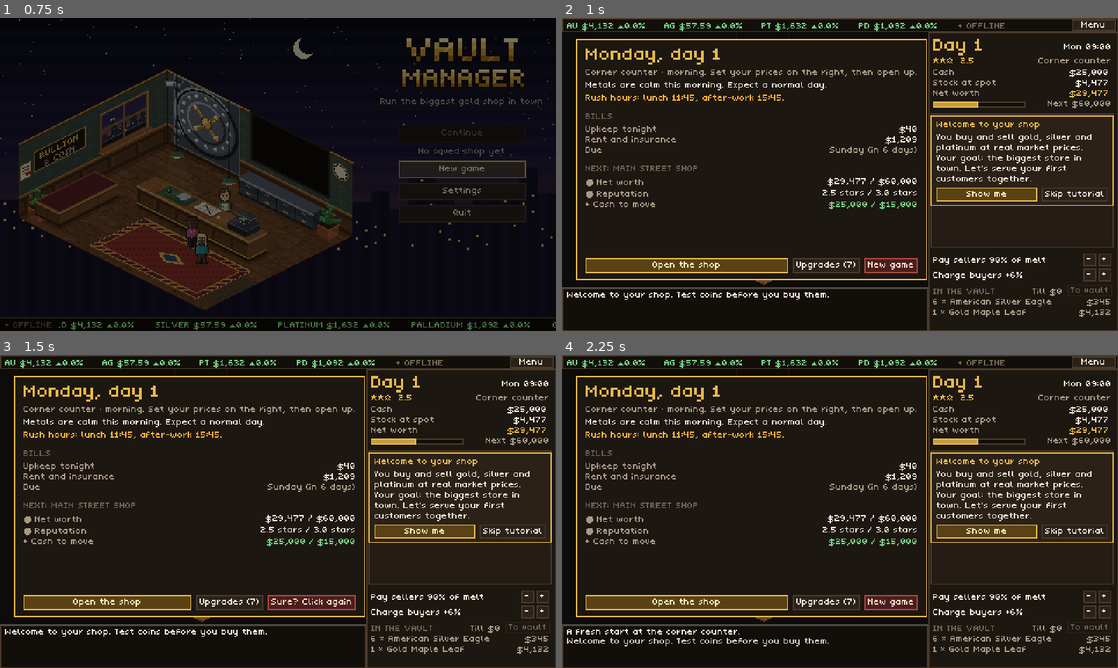
Above: before the commit, frames 1-4 (two rows, left to right).
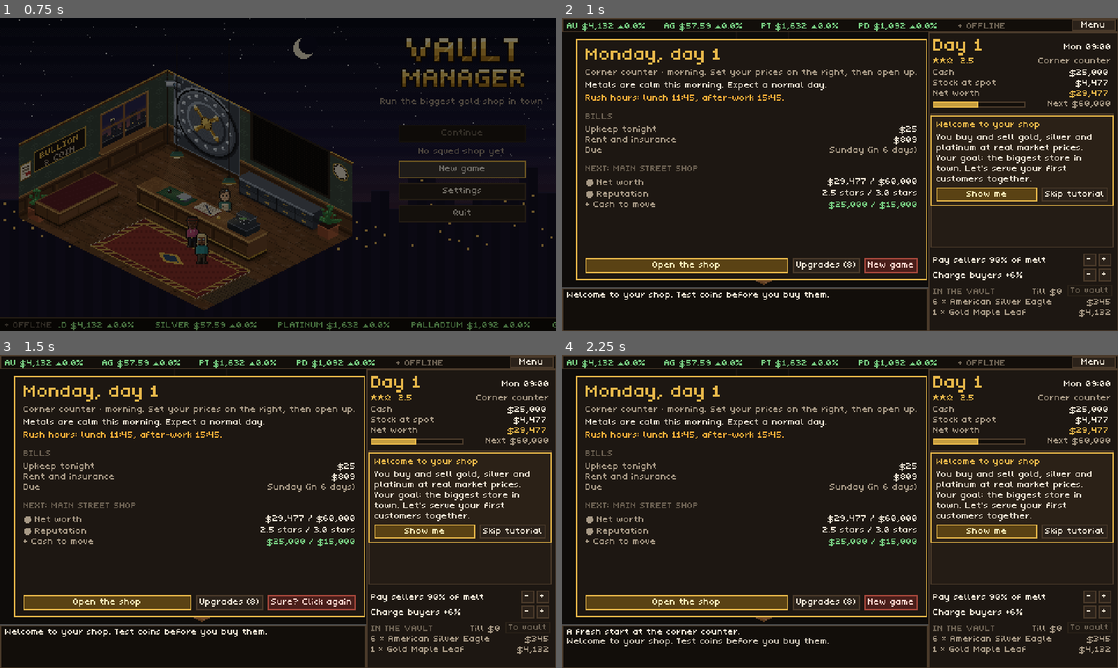
Above: after the commit, the same moments.

Repository: AlexAlphaK/Vaultmanager
Game: Godot game, scene res://scenes/menu/title_screen.tscn
The game is run twice, just before and just after one commit, with the same random seed, the same clock (stepped at 60 frames per second) and the same inputs.
Inputs:
- Up to frame 1 (0.75 s): click "New game" at 0.5 s
- Up to frame 2 (1 s): no input
- Up to frame 3 (1.5 s): click "New game" at 1.25 s
- Up to frame 4 (2.25 s): click "Sure? Click again" at 2 s

Frame 1 is identical in both runs. In frame 2, less than 0.1% of the frame differs, in the area x 51-64%, y 34-80%; in frame 3, less than 0.1%; in frame 4, less than 0.1%.

Commit message:
Tune the economy with the balance simulation
Bots now also hire staff, test against the clock in rushes and take the
till to the vault. Tuning from 100-day runs:
- fewer fakes at the corner counter (cap rises with the shop's tier)
- corner counter rent 800/week and upkeep 25/day
- till snatches take 35% of the till, at a lower rate
- no reputation hit for turning away a seller you can't pay
- fraud insurance from day 1, at 6000
- smaller penalties for walk-outs and wrong calls

Co-Authored-By: Claude Opus 5.5 (1M context) <noreply@anthropic.com>
Claude-Session: https://claude.ai/code/session_01CkVHMCav5DSuarozLM5bkD

Diff:
--- a/autoload/progress.gd
+++ b/autoload/progress.gd
@@ -11,7 +11,7 @@
 ## `traffic` speeds up customer arrivals, `deal_size` scales how much each customer brings.
 ## `safe` is the vault capacity in coins, for the vault organizing minigame.
 const TIERS: Array[Dictionary] = [
-	{"name": "Corner counter", "rent": 1200.0, "upkeep": 40.0, "traffic": 1.0, "deal_size": 1.0, "safe": 60,
+	{"name": "Corner counter", "rent": 800.0, "upkeep": 25.0, "traffic": 1.0, "deal_size": 1.0, "safe": 60,
 		"need_worth": 0.0, "need_rep": 0.0, "cost": 0.0},
 	{"name": "Main Street shop", "rent": 3000.0, "upkeep": 90.0, "traffic": 1.25, "deal_size": 1.5, "safe": 160,
 		"need_worth": 60000.0, "need_rep": 3.0, "cost": 15000.0},
@@ -38,7 +38,7 @@
 		"desc": "Coins sparkle. Buyers accept 2% more premium.", "effects": {"premium": 0.02}},
 	"alarm": {"name": "Alarm system", "cost": 6000.0, "tier": 0,
 		"desc": "Insurance costs 30% less and robbers think twice.", "effects": {"insurance": -0.3, "robbery_risk": -0.4}},
-	"fraud_cover": {"name": "Fraud insurance", "cost": 8000.0, "tier": 1,
+	"fraud_cover": {"name": "Fraud insurance", "cost": 6000.0, "tier": 0,
 		"desc": "Pays back half of what you lose on fakes the assay lab catches.", "effects": {"fraud_refund": 0.5}},
 	"big_safe": {"name": "Second safe", "cost": 12000.0, "tier": 1,
 		"desc": "Adds a shelf to the wall safe for the nightly lock-up.", "effects": {"safe": 1.0}},
--- a/autoload/shop.gd
+++ b/autoload/shop.gd
@@ -16,8 +16,8 @@
 	"honest": 0.05, # telling a seller their piece is better than they thought
 	"passed_tested": -0.02, # testing coins, then not buying them
 	"refused_genuine": -0.04, # turning away honest coins untested
-	"walked_out": -0.06, # a customer tired of waiting
-	"wrong_call": -0.15, # calling genuine coins fake
+	"walked_out": -0.04, # a customer tired of waiting
+	"wrong_call": -0.1, # calling genuine coins fake
 	"scammed": -0.15, # the assay lab, refiner or dealer found a fake you bought
 	"sold_fake": -0.4, # a customer found fakes in what you sold them
 }
--- a/scenes/shop/customer.gd
+++ b/scenes/shop/customer.gd
@@ -24,11 +24,13 @@
 const BUYER_LINES_UP := ["Crypto burned me. I want something real.", "Adding to my stack.", "A gift for my granddaughter."]
 
 ## Odds an everyday seller's coins are fake: FAKE_ODDS.x on day 1, rising by FAKE_ODDS.y
-## a day up to FAKE_ODDS_MAX. Bars are faked less often, since a fake bar costs far more.
+## a day up to FAKE_ODDS_MAX for the shop's tier: bigger shops draw more crooks, so a
+## player still learning the bench at the corner counter is not swamped by them.
+## Bars are faked less often, since a fake bar costs far more.
 ## Tuned with tests/balance_sim.tscn: missing a fake costs the whole price, and a fair
 ## deal earns about a tenth of it, so a player who tests most coins should come out ahead.
 const FAKE_ODDS := Vector2(0.08, 0.005)
-const FAKE_ODDS_MAX := 0.2
+const FAKE_ODDS_MAX: Array[float] = [0.12, 0.16, 0.2, 0.22]
 const BAR_FAKE_SHARE := 0.6
 ## Odds a customer sells rather than buys (on a flat market), and the odds a seller
 ## brings jewellery, or else a bar, instead of coins. Only coin sellers stock the
@@ -138,8 +140,8 @@
 	return c
 
 
-static func fake_odds_on(day: int) -> float:
-	return minf(FAKE_ODDS_MAX, FAKE_ODDS.x + FAKE_ODDS.y * (day - 1))
+static func fake_odds_on(day: int, tier := Progress.tier) -> float:
+	return minf(FAKE_ODDS_MAX[clampi(tier, 0, FAKE_ODDS_MAX.size() - 1)], FAKE_ODDS.x + FAKE_ODDS.y * (day - 1))
 
 
 func set_look(look: Dictionary) -> void:
--- a/scenes/shop/rush_hours.gd
+++ b/scenes/shop/rush_hours.gd
@@ -11,8 +11,10 @@
 const SPAWN_GAP := 4.0
 ## Keep this much cash in the till and it is worth a snatch; scaled by the tier's deal size.
 const TILL_LIMIT := 5000.0
+## Share of the till a thief gets away with.
+const GRAB_SHARE := 0.35
 ## Chance per second of a snatch with the till at its limit (twice the limit doubles it).
-const GRAB_CHANCE := 0.008
+const GRAB_CHANCE := 0.005
 
 
 ## Today's rushes, earliest first. Saturdays bring a morning crowd; Sundays are quiet after lunch.
--- a/scenes/shop/shop.gd
+++ b/scenes/shop/shop.gd
@@ -282,7 +282,10 @@
 		"offer":
 			_offer(c)
 		"refuse":
-			if c.tested:
+			# nobody holds it against you when you can't pay what you offered
+			if c.offer_total() > Shop.cash:
+				_dismiss(c, "Couldn't afford %s's %s today." % [c.name, "bar" if c.bar else ("piece" if c.piece else "coins")])
+			elif c.tested:
 				Shop.reputation_for("passed_tested")
 				_dismiss(c, "Passed on %s's %s." % [c.name, "bar" if c.bar else "coins"])
 			else:
@@ -476,7 +479,7 @@
 
 ## Someone reaches over the counter for an overfull till.
 func _till_grab() -> void:
-	var taken := till * 0.6
+	var taken := till * RushHours.GRAB_SHARE
 	till -= taken
 	Day.add_expense("Snatched from the till", taken)
 	Shop.note("stolen", taken)
--- a/tests/balance_sim.gd
+++ b/tests/balance_sim.gd
@@ -12,26 +12,32 @@
 const STEP := 0.25 # shop-clock seconds per tick
 
 ## How each bot plays. Detection odds are per test it runs; `slow` is shop-clock seconds
-## the bot takes per button at the counter (customers lose patience meanwhile), and
-## `pack` is seconds per piece in the vault.
+## the bot takes per button at the counter (customers lose patience meanwhile),
+## `pack` is seconds per piece in the vault, and `bench` is seconds per coin test (half
+## again for jewellery and bars), which only costs shop time in a rush. `till_run` is how
+## full the till gets, as a share of its limit, before the bot takes it to the vault, and
+## `hire` lists [role, from tier] for the staff the bot takes on.
 const BOTS := {
 	"novice": {
 		"test": 0.75, "fake_easy": 0.8, "fake_hard": 0.45, "false_alarm": 0.1,
 		"grade": 0.5, "plated": 0.7, "stone": 0.5, "bar_easy": 0.8, "bar_hard": 0.4, "bar_core": 0.2,
 		"buy": 0.9, "max_buy": 0.97, "premium": 0.06, "min_premium": 0.03, "holds": 0,
 		"slow": 6.0, "pack": 4.0, "pack_order": "random", "buffer": 1.0, "shady_refuse": 0.0,
+		"bench": 25.0, "till_run": 2.0, "hire": [],
 	},
 	"average": {
 		"test": 0.85, "fake_easy": 0.95, "fake_hard": 0.75, "false_alarm": 0.04,
 		"grade": 0.75, "plated": 0.88, "stone": 0.75, "bar_easy": 0.95, "bar_hard": 0.7, "bar_core": 0.5,
 		"buy": 0.9, "max_buy": 0.95, "premium": 0.07, "min_premium": 0.04, "holds": 1,
 		"slow": 4.0, "pack": 2.5, "pack_order": "value", "buffer": 1.5, "shady_refuse": 0.3,
+		"bench": 15.0, "till_run": 0.9, "hire": [["clerk", 1]],
 	},
 	"expert": {
 		"test": 1.0, "fake_easy": 0.99, "fake_hard": 0.95, "false_alarm": 0.01,
 		"grade": 0.95, "plated": 0.98, "stone": 0.95, "bar_easy": 0.99, "bar_hard": 0.92, "bar_core": 0.85,
 		"buy": 0.88, "max_buy": 0.93, "premium": 0.08, "min_premium": 0.05, "holds": 2,
 		"slow": 2.5, "pack": 1.5, "pack_order": "value", "buffer": 2.0, "shady_refuse": 0.0,
+		"bench": 9.0, "till_run": 0.7, "hire": [["clerk", 0], ["guard", 1]],
 	},
 }
 ## The XRF analyzer reads the surface: plated and low-fineness bars stop fooling the bot.
@@ -40,13 +46,15 @@
 const EASY_BAR_FAKES := ["brass", "copper"]
 const CORE_BAR_FAKES := ["lead_core", "tungsten_core"]
 ## Expert's upgrade order; the others buy the cheapest they can afford.
-const EXPERT_ORDER := ["alarm", "window_sign", "bench", "xrf_gun", "case_lights", "fraud_cover", "big_safe",
+const EXPERT_ORDER := ["alarm", "window_sign", "bench", "xrf_gun", "fraud_cover", "case_lights", "big_safe",
 	"radio_ads", "bar_dealer", "time_lock", "lounge", "billboard"]
 
 var shop: Node
 var bot := {}
 var rng := RandomNumberGenerator.new()
 var _busy := 0.0
+## A test in progress during a rush: {"c", "verdict", "left"}.
+var _bench := {}
 var _csv: FileAccess
 
 
@@ -94,7 +102,7 @@
 	shop.rng.seed = seed
 	var out := {"tier_day": [1, -1, -1, -1], "worth": [], "rep": [], "break_ins": 0, "stolen": 0.0, "fakes_bought": 0,
 		"caught": 0, "served": 0, "bills": 0.0, "overdrawn_days": 0, "upgrades": {}, "profit": 0.0,
-		"premium_income": 0.0, "lowest_cash": Shop.cash, "losses": {}, "gains": {}, "short_cash": 0, "out_of_stock": 0}
+		"premium_income": 0.0, "lowest_cash": Shop.cash, "losses": {}, "gains": {}, "short_cash": 0, "out_of_stock": 0, "walked_by": 0}
 	for d in days:
 		_morning(out)
 		_play_day(out)
@@ -132,24 +140,43 @@
 		if Shop.cash - Progress.upgrades[id].cost >= reserve:
 			Progress.buy(id)
 			out.upgrades[id] = Shop.day
+	for h in bot.hire:
+		if Progress.tier >= h[1] and Staff.can_hire(h[0]) and Shop.cash - Staff.ROLES[h[0]].fee >= Progress.weekly_rent() * bot.buffer + 8000.0:
+			Staff.hire(h[0])
+			out.upgrades[h[0]] = Shop.day
 	shop._open_shop()
 
 
 func _play_day(out: Dictionary) -> void:
 	_busy = 0.0
+	_bench = {}
 	var guard := 0
-	while guard < 20000:
+	while guard < 20000 and shop._vault == null:
 		guard += 1
-		if shop.closing and shop.queue.is_empty() and shop.leaving.is_empty():
-			break
+		# the shop opens the vault itself once the last customer is gone
 		shop._tick(STEP)
 		shop._walk(STEP)
 		_busy -= STEP
+		if not _bench.is_empty():
+			_bench.left -= STEP
+			if _bench.left <= 0.0:
+				_finish_test(_bench.c, _bench.verdict, out)
+				_bench = {}
+			continue
+		if _busy > 0.0 or shop.away > 0.0:
+			continue
+		if shop.till > RushHours.till_limit() * bot.till_run:
+			shop._on_action("vault_run")
+			continue
 		var c: Customer = shop._front()
-		if c != null and _busy <= 0.0:
+		if c != null:
 			_serve(c, out)
-	# fakes and pieces still in flight settle at closing
-	shop._tick(0.0)
+	out.walked_by += int(Shop.stats.get("walked_by", 0.0))
+	# the bot plays the vault itself, so the shop's own vault scene goes
+	if shop._vault:
+		shop._vault.get_parent().remove_child(shop._vault)
+		shop._vault.free()
+		shop._vault = null
 
 
 ## One button press (or a whole test) for the customer at the counter.
@@ -167,8 +194,8 @@
 		if c.archetype == "shady" and rng.randf() < bot.shady_refuse:
 			shop._on_action("refuse")
 			return
-		# the counter card tags nervous sellers, and only a novice lets that slide
-		if rng.randf() < (maxf(bot.test, 0.95) if c.archetype == "shady" and bot != BOTS.novice else bot.test):
+		# the counter card tags nervous sellers, and the tutorial's Slick teaches to test them
+		if rng.randf() < (maxf(bot.test, 0.95) if c.archetype == "shady" else bot.test):
 			_test(c, out)
 			return
 	_buy_from(c, out)
@@ -181,8 +208,7 @@
 		var p := c.piece
 		var plated := p.true_grade == "plated"
 		if plated and rng.randf() < bot.plated:
-			shop._test = Control.new()
-			shop._on_test_finished("fake", c)
+			_finish_test(c, "fake", out)
 			return
 		var grade := p.true_grade if rng.randf() < bot.grade else p.claimed_grade
 		if plated:
@@ -206,9 +232,21 @@
 			fake = rng.randf() < (bot.fake_hard if c.fake in HARD_COIN_FAKES else bot.fake_easy)
 		else:
 			fake = rng.randf() < bot.false_alarm
+	var verdict := "fake" if fake else "genuine"
+	if shop.rush.is_empty():
+		_finish_test(c, verdict, out)
+		return
+	# in a rush the shop clock runs on while the bot is at the bench
+	shop._testing = c
 	shop._test = Control.new()
-	shop._on_test_finished("fake" if fake else "genuine", c)
-	if fake:
+	_bench = {"c": c, "verdict": verdict, "left": bot.bench * (1.5 if c.piece or c.bar else 1.0)}
+
+
+func _finish_test(c: Customer, verdict: String, out: Dictionary) -> void:
+	if shop._test == null:
+		shop._test = Control.new()
+	shop._on_test_finished(verdict, c)
+	if verdict == "fake":
 		out.caught += 1
 
 
@@ -326,12 +364,15 @@
 		out.overdrawn_days += 1
 	var bills := 0.0
 	for e in report.get("ledger", []):
-		if e.label in ["Upkeep", "Rent", "Insurance", "Overdraft interest"]:
+		if e.label in ["Upkeep", "Rent", "Insurance", "Overdraft interest"] or String(e.label).begins_with("Wages"):
 			bills -= e.usd
+		elif e.label == "Snatched from the till":
+			_add(out.losses, "till snatches", -e.usd)
 	out.bills += bills
 	_add(out.losses, "bills", bills)
 	for e in report.get("ledger", []):
-		if Progress.upgrades.values().any(func(u): return u.name == e.label) or String(e.label).begins_with("Moving"):
+		if Progress.upgrades.values().any(func(u): return u.name == e.label) or String(e.label).begins_with("Moving") \
+				or String(e.label).begins_with("Hired"):
 			_add(out.losses, "upgrades and moves", -e.usd)
 	var st: Dictionary = report.get("stats", {})
 	out.profit += float(st.get("profit", 0.0))
@@ -369,7 +410,8 @@
 		for k in totals:
 			bits.append("%s %s" % [k, Market.format_money(totals[k])])
 		print("  %s per run: %s" % [side, ", ".join(bits)])
-	print("  per run: %.1f sellers turned away for lack of cash, %.1f buyers we had no stock for" % [_sum(results, "short_cash") / n, _sum(results, "out_of_stock") / n])
+	print("  per run: %.1f sellers turned away for lack of cash, %.1f buyers we had no stock for, %.1f walked by in rushes" % [
+		_sum(results, "short_cash") / n, _sum(results, "out_of_stock") / n, _sum(results, "walked_by") / n])
 	var ups := {}
 	for r in results:
 		for id in r.upgrades:
Not shown, changed: README.md
